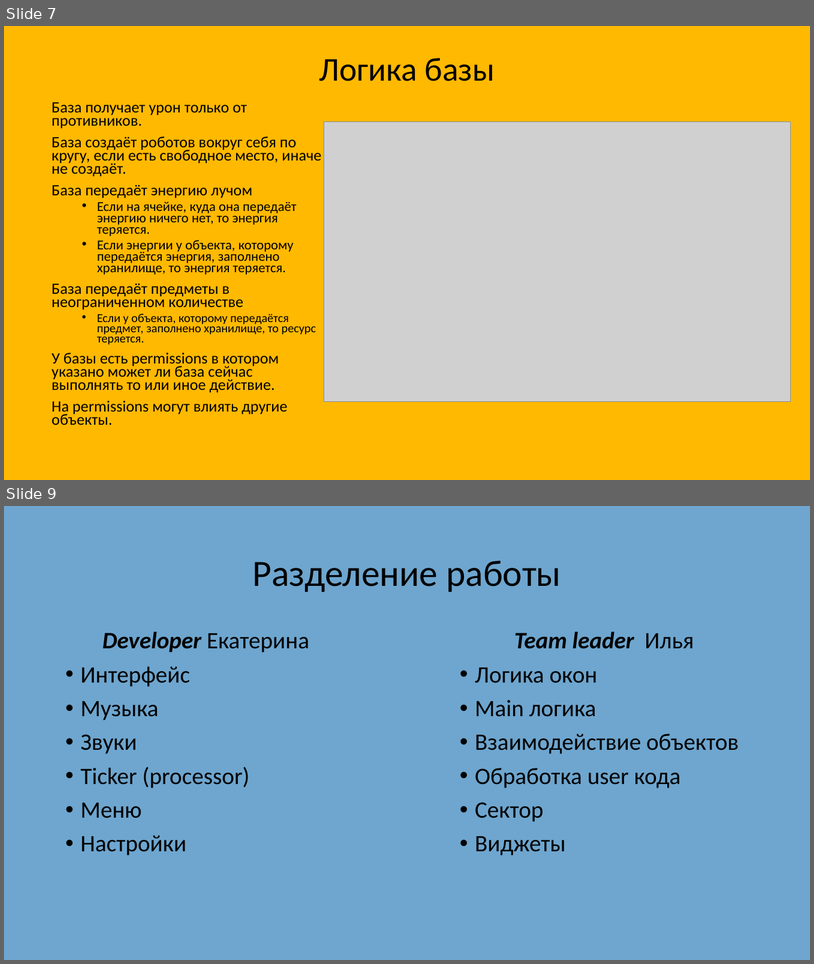
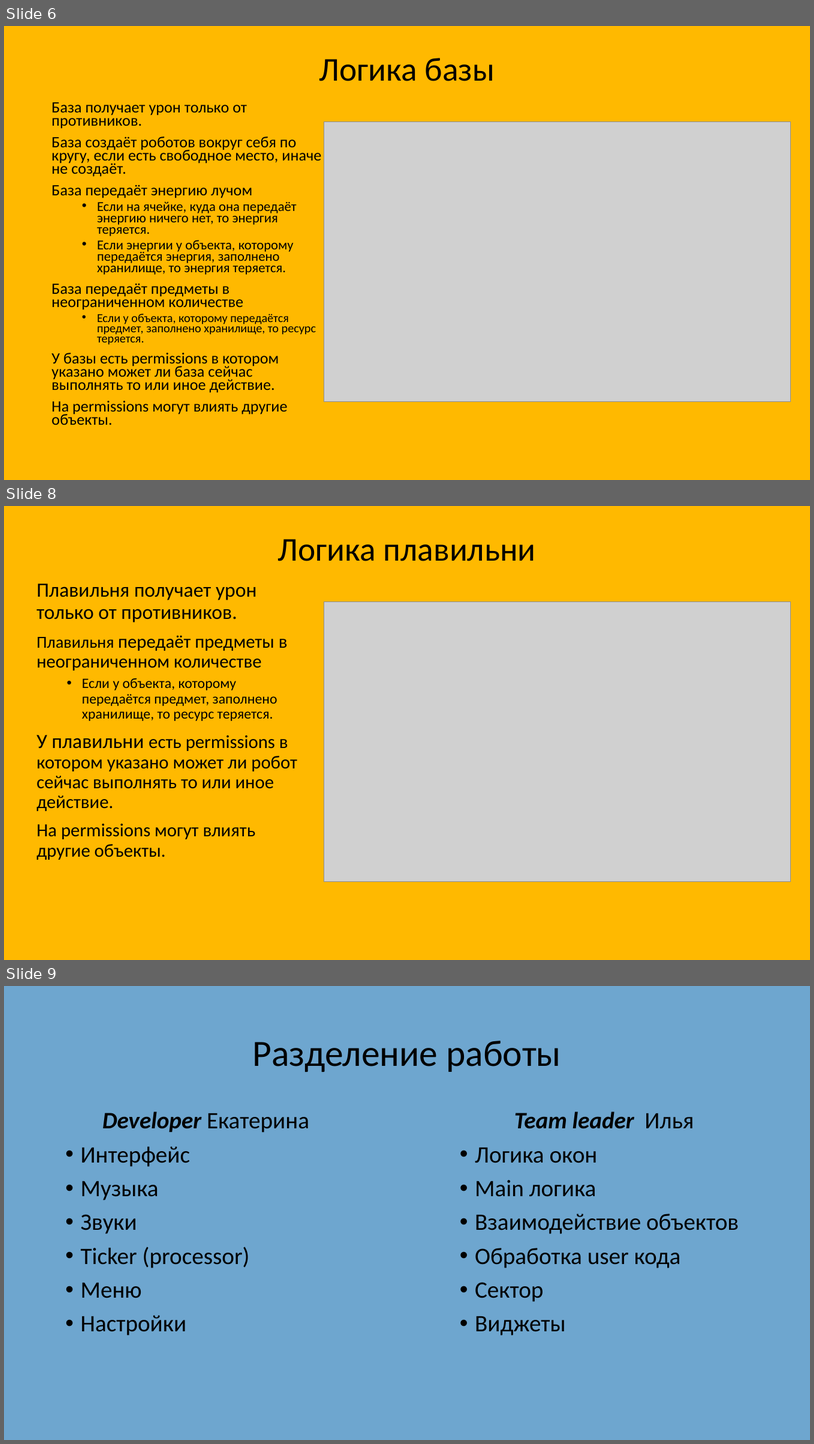
Before and after one commit to MR-Geri/ErrorAndAnotherError, a slide deck: prezentatsia.pptx. Shown one above the other, each under a label of ours: slides 7 and 9 before the commit, slides 6, 8 and 9 after it; the slides between them are not shown. The pictures are 814x964 and 814x1444 pixels, drawn with LibreOffice and Linux fonts; fonts in the diff are those of the drawing; grey boxes stand for pictures. Boxes give left, top, right and bottom in pixels: in the first picture for what was removed or moved away, otherwise in the second. Text is boxed around its words. In the diff, an @@ line names an element or a change of style, - is before the commit and + after.

```diff
--- a/prezentatsia.pptx
+++ b/prezentatsia.pptx
@@ slide 8 added at (4,506,810,960), background #FFB900 @@
@@ title added at (278,539,536,561), 39.6 pt, text #000000 @@
+Логика плавильни
@@ text added at (36,583,297,859), 22 pt, text #000000 @@
+Плавильня получает урон только от противников.
+Плавильня передаёт предметы в неограниченном количестве
+  • Если у объекта, которому передаётся предмет, заполнено хранилище, то ресурс теряется.
+У плавильни есть permissions в котором указано может ли робот сейчас выполнять то или иное действие.
+На permissions могут влиять другие объекты.
@@ picture added at (324,601,791,882) @@
@@ what was slide 7 is now slide 6 @@
```
Also in this commit, not shown: 2 slides changed, 1 other slide added, 1 slide removed, 1 other file.
